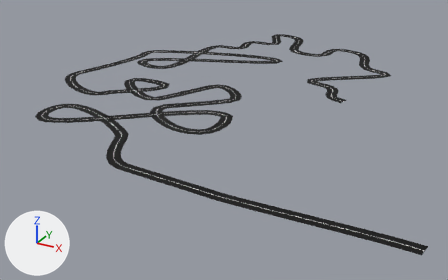
An edit to the Blender file Assets/blend/CUTSCENE ROAD.blend, drawn before and after from the same camera.
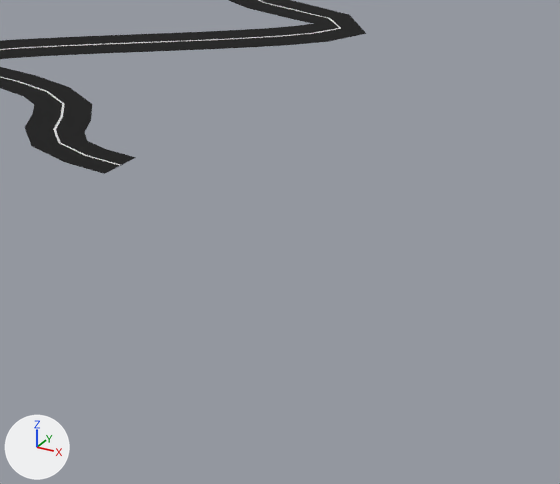
Each version is shown whole from a camera (50 mm lens) standing at (519.0, -921.0, 291.0) and looking at (130.0, -213.0, -63.0), then close up on the part from 72% to 96% of the width and 25% to 58% of the height. Lighting does not change. The marker at lower left points along +X, +Y and +Z. The first two pictures are the older version.

The first close-up shows 'Cube  2-col'.
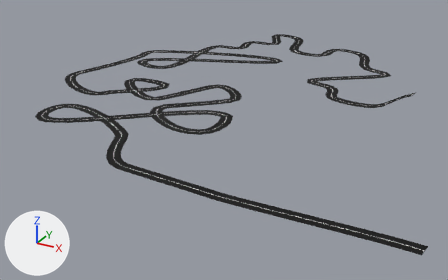
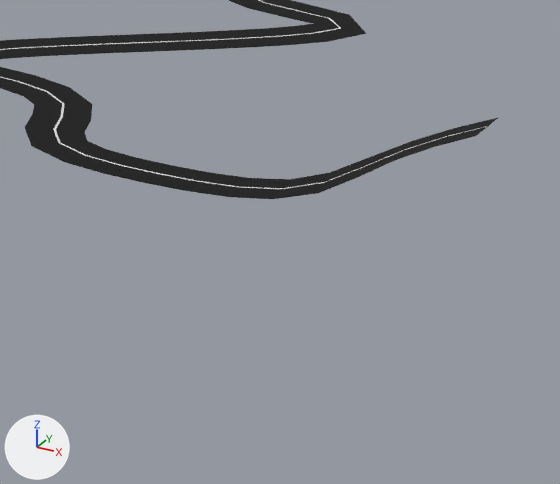
Diff of the bpy script that builds the scene:
```diff
--- a/Assets/blend/CUTSCENE ROAD.blend.py
+++ b/Assets/blend/CUTSCENE ROAD.blend.py
@@ cu_beziercurve @@
 cu_beziercurve.dimensions = '3D'
-_sp = cu_beziercurve.splines.new('BEZIER'); _sp.bezier_points.add(24)
-_sp.bezier_points.foreach_set('co', [-458.7, -445.7, 0.0, -459.9, -252.1, 0.0, -451.4, -137.2, 0.0, -388.2, -88.99, 0.0, -373.9, 47.82, 0.0, -288.8, -173.6, 0.0, -277.8, -77.78, 0.0, -212.5, -145.0, 0.0, -178.9, -91.15, 0.0, -264.2, -44.68, 0.0, -260.2, -26.44, 0.0, -199.6, -1.958, 0.0, -272.9, 26.56, 0.0, -224.1, 123.2, 0.0, -76.52, 97.4, 0.0, -8.46, -117.2, 0.0, -135.4, 57.9, 0.0, 23.06, -4.462, 0.0, 76.83, -50.67, 0.0, 147.4, -68.32, 0.0, 47.42, -143.9, 0.0, 100.4, -203.6, 0.0, 7.192, -284.7, 0.0, -92.02, -216.9, 0.0, -147.7, -284.7, 0.0])
-_sp.bezier_points.foreach_set('handle_left', [-461.3, -470.7, 0.0, -462.5, -277.1, 0.0, -454.1, -162.2, 0.0, -404.6, -95.9, 0.0, -287.9, 67.17, 0.0, -188.5, -157.2, 0.0, -306.6, -44.44, 0.0, -227.5, -137.7, 0.0, -151.5, -105.8, 0.0, -266.4, -52.36, 0.0, -262.8, -36.86, 0.0, -198.6, 76.13, 0.0, -264.2, 24.66, 0.0, -255.9, 133.1, 0.0, -96.41, 81.98, 0.0, 5.099, -81.51, 0.0, -100.8, 152.8, 0.0, 29.69, 54.13, 0.0, 83.47, 7.919, 0.0, 154.0, -9.726, 0.0, 54.06, -85.34, 0.0, 107.0, -145.0, 0.0, 13.83, -226.1, 0.0, -85.38, -158.3, 0.0, -141.0, -226.1, 0.0])
-_sp.bezier_points.foreach_set('handle_right', [-456.1, -420.7, 0.0, -457.3, -227.1, 0.0, -448.8, -112.1, 0.0, -371.7, -82.08, 0.0, -459.9, 28.47, 0.0, -389.1, -190.0, 0.0, -255.2, -103.8, 0.0, -200.9, -150.8, 0.0, -200.2, -79.68, 0.0, -262.0, -36.99, 0.0, -257.6, -16.03, 0.0, -200.7, -80.05, 0.0, -307.8, 34.19, 0.0, -192.3, 113.4, 0.0, -56.62, 112.8, 0.0, -30.72, -175.8, 0.0, -169.5, -35.83, 0.0, 15.75, -68.91, 0.0, 69.53, -115.1, 0.0, 140.1, -132.8, 0.0, 40.12, -208.4, 0.0, 93.05, -268.0, 0.0, -0.109, -349.1, 0.0, -99.32, -281.4, 0.0, -155.0, -349.1, 0.0])
-for _p, _l, _r in zip(_sp.bezier_points, ['ALIGNED', 'ALIGNED', 'ALIGNED', 'ALIGNED', 'ALIGNED', 'ALIGNED', 'ALIGNED', 'ALIGNED', 'ALIGNED', 'ALIGNED', 'ALIGNED', 'ALIGNED', 'ALIGNED', 'ALIGNED', 'ALIGNED', 'ALIGNED', 'ALIGNED', 'ALIGNED', 'ALIGNED', 'ALIGNED', 'ALIGNED', 'ALIGNED', 'ALIGNED', 'ALIGNED', 'ALIGNED'], ['ALIGNED', 'ALIGNED', 'ALIGNED', 'ALIGNED', 'ALIGNED', 'ALIGNED', 'ALIGNED', 'ALIGNED', 'ALIGNED', 'ALIGNED', 'ALIGNED', 'ALIGNED', 'ALIGNED', 'ALIGNED', 'ALIGNED', 'ALIGNED', 'ALIGNED', 'ALIGNED', 'ALIGNED', 'ALIGNED', 'ALIGNED', 'ALIGNED', 'ALIGNED', 'ALIGNED', 'ALIGNED']): _p.handle_left_type = _l; _p.handle_right_type = _r
+_sp = cu_beziercurve.splines.new('BEZIER'); _sp.bezier_points.add(25)
+_sp.bezier_points.foreach_set('co', [-458.7, -445.7, 0.0, -459.9, -252.1, 0.0, -451.4, -137.2, 0.0, -388.2, -88.99, 0.0, -373.9, 47.82, 0.0, -288.8, -173.6, 0.0, -277.8, -77.78, 0.0, -212.5, -145.0, 0.0, -178.9, -91.15, 0.0, -264.2, -44.68, 0.0, -260.2, -26.44, 0.0, -199.6, -1.958, 0.0, -272.9, 26.56, 0.0, -224.1, 123.2, 0.0, -76.52, 97.4, 0.0, -8.46, -117.2, 0.0, -135.4, 57.9, 0.0, 23.06, -4.462, 0.0, 76.83, -50.67, 0.0, 147.4, -68.32, 0.0, 47.42, -143.9, 0.0, 100.4, -203.6, 0.0, 7.192, -284.7, 0.0, -92.02, -216.9, 0.0, -147.7, -284.7, 0.0, -150.7, -378.9, 30.72])
+_sp.bezier_points.foreach_set('handle_left', [-461.3, -470.7, 0.0, -462.5, -277.1, 0.0, -454.1, -162.2, 0.0, -404.6, -95.9, 0.0, -287.9, 67.17, 0.0, -188.5, -157.2, 0.0, -306.6, -44.44, 0.0, -227.5, -137.7, 0.0, -151.5, -105.8, 0.0, -266.4, -52.36, 0.0, -262.8, -36.86, 0.0, -198.6, 76.13, 0.0, -264.2, 24.66, 0.0, -255.9, 133.1, 0.0, -96.41, 81.98, 0.0, 5.099, -81.51, 0.0, -100.8, 152.8, 0.0, 29.69, 54.13, 0.0, 83.47, 7.919, 0.0, 154.0, -9.726, 0.0, 54.06, -85.34, 0.0, 107.0, -145.0, 0.0, 13.83, -226.1, 0.0, -85.38, -158.3, 0.0, -141.0, -226.1, 0.0, -144.1, -324.6, 8.675])
+_sp.bezier_points.foreach_set('handle_right', [-456.1, -420.7, 0.0, -457.3, -227.1, 0.0, -448.8, -112.1, 0.0, -371.7, -82.08, 0.0, -459.9, 28.47, 0.0, -389.1, -190.0, 0.0, -255.2, -103.8, 0.0, -200.9, -150.8, 0.0, -200.2, -79.68, 0.0, -262.0, -36.99, 0.0, -257.6, -16.03, 0.0, -200.7, -80.05, 0.0, -307.8, 34.19, 0.0, -192.3, 113.4, 0.0, -56.62, 112.8, 0.0, -30.72, -175.8, 0.0, -169.5, -35.83, 0.0, 15.75, -68.91, 0.0, 69.53, -115.1, 0.0, 140.1, -132.8, 0.0, 40.12, -208.4, 0.0, 93.05, -268.0, 0.0, -0.109, -349.1, 0.0, -99.32, -281.4, 0.0, -155.0, -349.1, 0.0, -158.0, -438.6, 54.97])
+for _p, _l, _r in zip(_sp.bezier_points, ['ALIGNED', 'ALIGNED', 'ALIGNED', 'ALIGNED', 'ALIGNED', 'ALIGNED', 'ALIGNED', 'ALIGNED', 'ALIGNED', 'ALIGNED', 'ALIGNED', 'ALIGNED', 'ALIGNED', 'ALIGNED', 'ALIGNED', 'ALIGNED', 'ALIGNED', 'ALIGNED', 'ALIGNED', 'ALIGNED', 'ALIGNED', 'ALIGNED', 'ALIGNED', 'ALIGNED', 'ALIGNED', 'ALIGNED'], ['ALIGNED', 'ALIGNED', 'ALIGNED', 'ALIGNED', 'ALIGNED', 'ALIGNED', 'ALIGNED', 'ALIGNED', 'ALIGNED', 'ALIGNED', 'ALIGNED', 'ALIGNED', 'ALIGNED', 'ALIGNED', 'ALIGNED', 'ALIGNED', 'ALIGNED', 'ALIGNED', 'ALIGNED', 'ALIGNED', 'ALIGNED', 'ALIGNED', 'ALIGNED', 'ALIGNED', 'ALIGNED', 'ALIGNED']): _p.handle_left_type = _l; _p.handle_right_type = _r
 _sp.order_u = 0
```

Boxes (x1, y1, x2, y2) around the edits, measured in the close-ups (560 x 484 px):
'Cube  2-col', reshaped: before (0, 0, 366, 174); after (0, 0, 498, 199)
